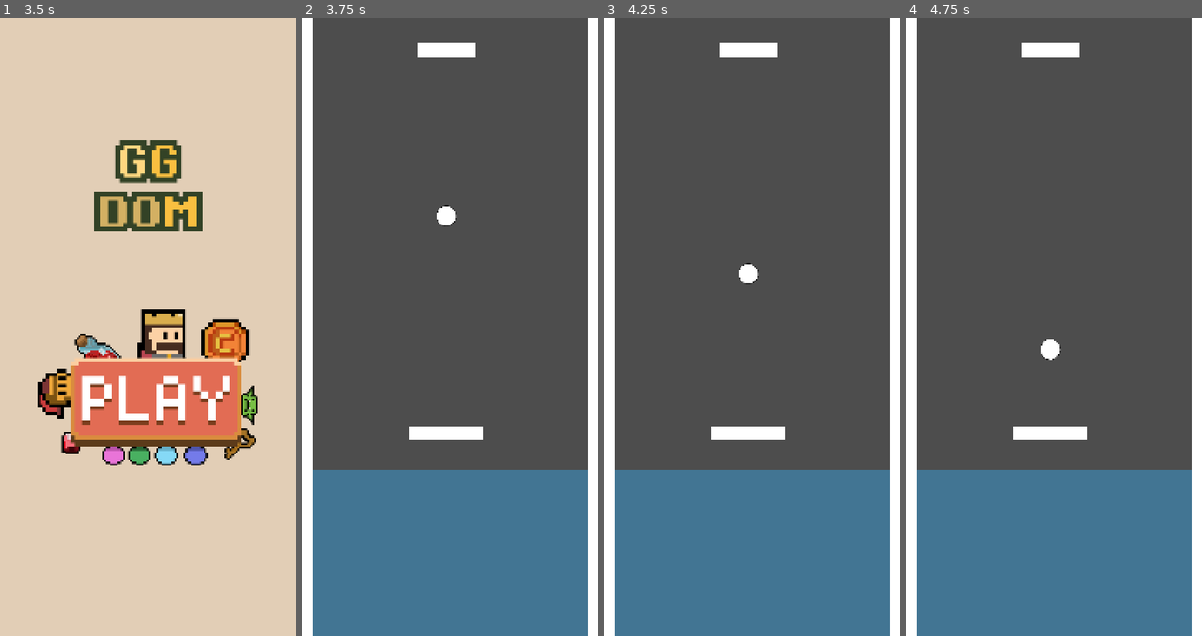
Above: before the commit, frames 1-4 (left to right).
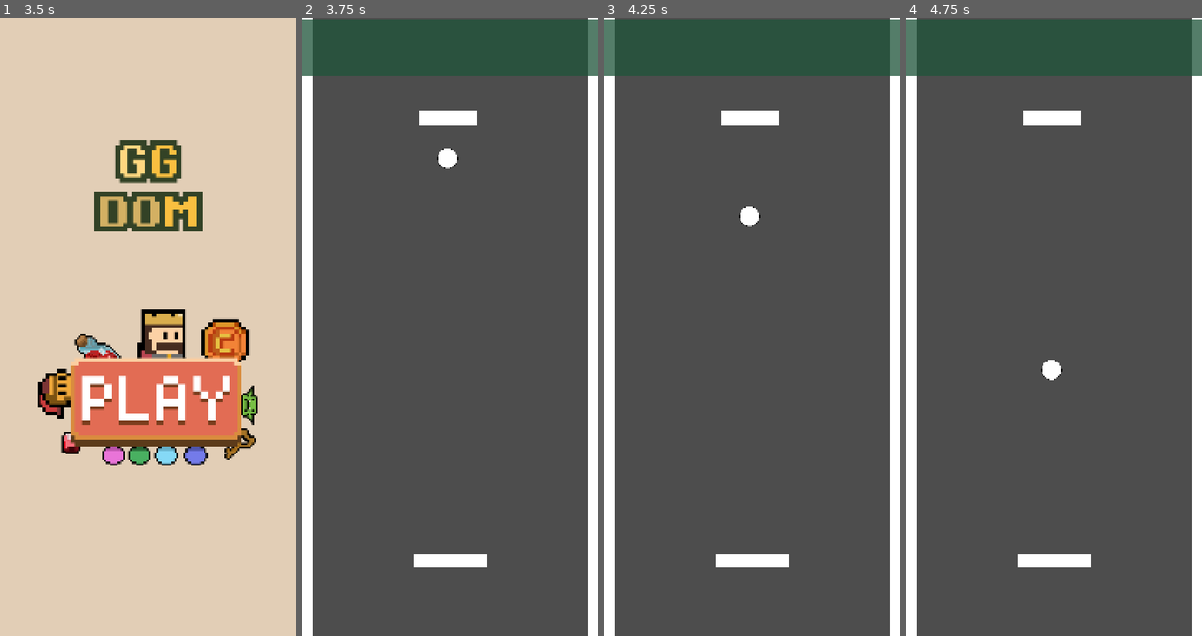
Above: after the commit, the same moments.

Repository: edseguu/gameRandom
Game: Godot game, scene res://start.tscn
Same seed, same stepped clock (60 frames per second), same inputs: the game is played once before the commit and once after it.
Inputs (mouse positions are in pixels of both pictures, inside the frame that each line leads up to):
- Up to frame 1 (3.5 s): move the mouse to (213, 296) at 0.52 s; click (213, 296) at 0.67 s; drag from (88, 357) to (133, 450) at 1.27 s; move the mouse to (177, 191) at 2.02 s; click (177, 191) at 2.17 s; drag from (133, 450) to (59, 234) at 2.77 s
- Up to frame 2 (3.75 s): move the mouse to (538, 419) at 3.52 s; click (538, 419) at 3.67 s
- Up to frame 3 (4.25 s): no input
- Up to frame 4 (4.75 s): drag from (965, 234) to (1009, 172) at 4.27 s

Frame 1 is identical in both runs. In frame 2, 35% of the frame differs, in the area x 0-100%, y 0-100%; in frame 3, 35%; in frame 4, 35%.

Commit message:
[ping_pong] Añade Area2DEnemy y cambios en la forma de colisión

Diff:
--- a/PingPong/ping_pong.gd
+++ b/PingPong/ping_pong.gd
@@ -9,5 +9,3 @@
 # Called every frame. 'delta' is the elapsed time since the previous frame.
 func _process(delta: float) -> void:
 	var screen_size = DisplayServer.screen_get_size(DisplayServer.window_get_current_screen())
-	if $Pelota.position.y > screen_size.y or $Pelota.position.y < -screen_size.y:
-		get_tree().paused = true
--- /dev/null
+++ b/area_enemy.gd
@@ -0,0 +1,6 @@
+extends Area2D
+
+
+func _on_body_entered(body: Node2D) -> void:
+	if body.name == "Pelota":
+		get_tree().reload_current_scene()
--- a/ping_pong.tscn
+++ b/ping_pong.tscn
@@ -7,20 +7,22 @@
 [ext_resource type="Script" uid="uid://ba0bbna7n43rk" path="res://PingPong/player.gd" id="3_4mbhn"]
 [ext_resource type="Script" uid="uid://celr4qjbrv55d" path="res://PingPong/controll_ui_player.gd" id="5_k4svs"]
 [ext_resource type="Script" uid="uid://bd2oab7e2whb3" path="res://PingPong/enemy.gd" id="6_ubp5t"]
+[ext_resource type="Script" uid="uid://dae5pb6r51712" path="res://area_enemy.gd" id="8_1b3ln"]
 
 [sub_resource type="PhysicsMaterial" id="PhysicsMaterial_k4svs"]
 friction = 0.0
 bounce = 1.0
 
 [sub_resource type="CapsuleShape2D" id="CapsuleShape2D_xpy1r"]
-radius = 23.5
-height = 47.0
+radius = 23.0
+height = 48.0
 
 [sub_resource type="CircleShape2D" id="CircleShape2D_yyq7h"]
-radius = 26.0192
+radius = 24.0832
 
-[sub_resource type="RectangleShape2D" id="RectangleShape2D_xpy1r"]
-size = Vector2(246.931, 80.625)
+[sub_resource type="CapsuleShape2D" id="CapsuleShape2D_1b3ln"]
+radius = 42.5
+height = 248.311
 
 [sub_resource type="CanvasTexture" id="CanvasTexture_8jiyw"]
 
@@ -37,14 +39,20 @@
 
 [sub_resource type="CanvasTexture" id="CanvasTexture_y4i01"]
 
+[sub_resource type="RectangleShape2D" id="RectangleShape2D_1b3ln"]
+size = Vector2(29.6835, 20)
+
+[sub_resource type="CanvasTexture" id="CanvasTexture_70da3"]
+
 [node name="PingPong" type="Node2D"]
 script = ExtResource("1_xpy1r")
 
 [node name="Pelota" type="RigidBody2D" parent="."]
-position = Vector2(350, 479)
+position = Vector2(353, 339)
 collision_layer = 2
 collision_mask = 5
 physics_material_override = SubResource("PhysicsMaterial_k4svs")
+continuous_cd = 1
 contact_monitor = true
 max_contacts_reported = 1
 script = ExtResource("1_k4svs")
@@ -63,14 +71,16 @@
 shape = SubResource("CircleShape2D_yyq7h")
 
 [node name="player" type="CharacterBody2D" parent="."]
-position = Vector2(350, 1006)
+position = Vector2(360, 1315)
 scale = Vector2(0.724898, 0.4)
 collision_mask = 4
 script = ExtResource("3_4mbhn")
 
 [node name="CollisionShape2D" type="CollisionShape2D" parent="player"]
-position = Vector2(-0.689758, -4.6875)
-shape = SubResource("RectangleShape2D_xpy1r")
+position = Vector2(3.09944e-05, -3.0756e-05)
+rotation = 1.5708
+scale = Vector2(1, 1)
+shape = SubResource("CapsuleShape2D_1b3ln")
 
 [node name="Sprite2D" type="Sprite2D" parent="player"]
 position = Vector2(-3.05176e-05, 3.05176e-05)
@@ -80,13 +90,13 @@
 [node name="Controll_player" type="CanvasLayer" parent="player"]
 
 [node name="TextureRect" type="TextureRect" parent="player/Controll_player"]
-modulate = Color(0.258771, 0.457539, 0.574505, 1)
+modulate = Color(0.258824, 0.458824, 0.572549, 0)
 anchors_preset = 12
 anchor_top = 1.0
 anchor_right = 1.0
 anchor_bottom = 1.0
 offset_left = 24.0
-offset_top = -404.0
+offset_top = -669.0
 offset_right = -24.0
 grow_horizontal = 2
 grow_vertical = 0
@@ -94,7 +104,7 @@
 script = ExtResource("5_k4svs")
 
 [node name="Enemy" type="CharacterBody2D" parent="."]
-position = Vector2(360, 74)
+position = Vector2(352, 240)
 scale = Vector2(0.943761, 0.720197)
 collision_mask = 4
 script = ExtResource("6_ubp5t")
@@ -138,8 +148,25 @@
 scale = Vector2(24, 1600)
 texture = SubResource("CanvasTexture_y4i01")
 
+[node name="AreaEnemy" type="Area2D" parent="."]
+position = Vector2(360, 72)
+scale = Vector2(24.2559, 6.92)
+collision_mask = 2
+script = ExtResource("8_1b3ln")
+
+[node name="CollisionShape2D" type="CollisionShape2D" parent="AreaEnemy"]
+position = Vector2(4.76837e-07, -1.10251e-06)
+shape = SubResource("RectangleShape2D_1b3ln")
+
+[node name="Sprite2D" type="Sprite2D" parent="AreaEnemy"]
+self_modulate = Color(0.12053, 0.328386, 0.227096, 0.760784)
+position = Vector2(4.76837e-07, -7.97212e-07)
+scale = Vector2(-29.6528, 20.1768)
+texture = SubResource("CanvasTexture_70da3")
+
 [connection signal="body_entered" from="Pelota" to="Pelota" method="_on_body_entered"]
 [connection signal="body_entered" from="Pelota" to="Enemy" method="_on_pelota_body_entered"]
 [connection signal="body_entered" from="Pelota/PelotaArea2D" to="Pelota" method="_on_pelota_body_entered"]
 [connection signal="body_entered" from="Pelota/PelotaArea2D" to="Pelota/PelotaArea2D" method="_on_body_entered"]
 [connection signal="ready" from="player" to="player" method="_on_ready"]
+[connection signal="body_entered" from="AreaEnemy" to="AreaEnemy" method="_on_body_entered"]
Not shown, added: area_enemy.gd.uid
Not shown: 1 places in ping_pong.tscn that only renumber resources
